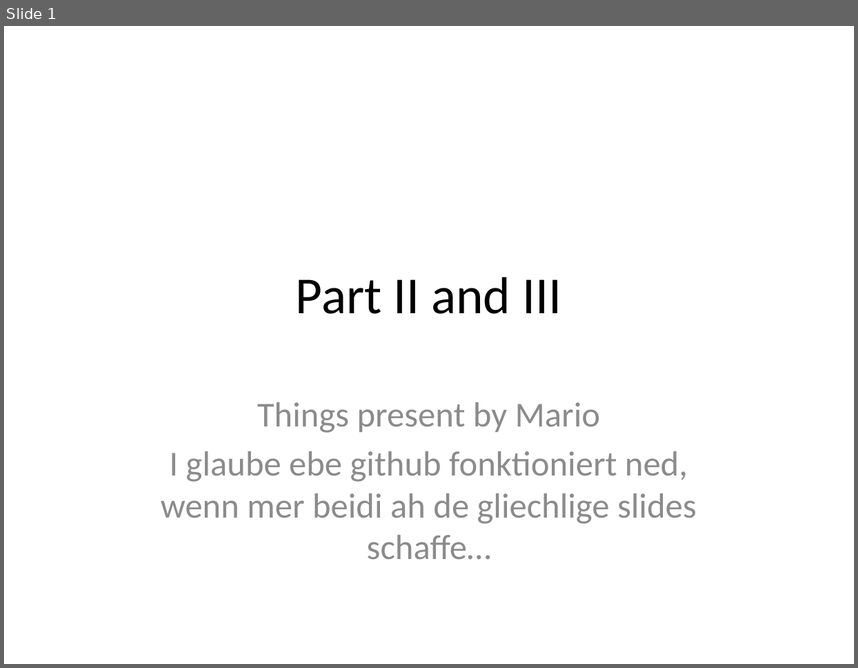
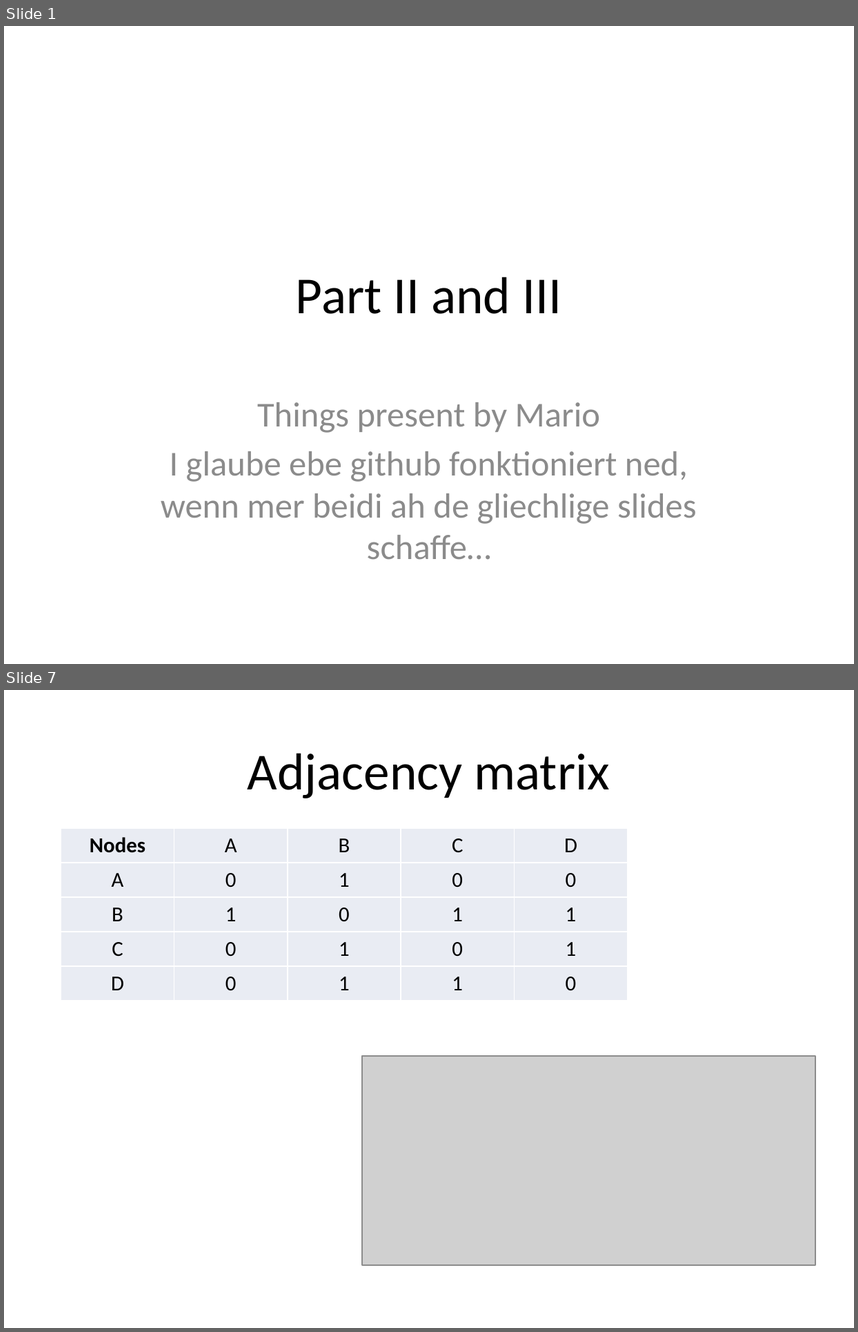
Before and after one commit to EleSwag/Elias-und-Mario, a slide deck: presentation/Part II and III.pptx. Shown one above the other, each under a label of ours: slide 1 before the commit, slides 1 and 7 after it; the slides between them are not shown. The pictures are 858x668 and 858x1332 pixels, drawn with LibreOffice and Linux fonts; fonts in the diff are those of the drawing; grey boxes stand for pictures. Boxes give left, top, right and bottom in pixels: in the first picture for what was removed or moved away, otherwise in the second. Text is boxed around its words. In the diff, an @@ line names an element or a change of style, - is before the commit and + after.

```diff
--- a/presentation/Part II and III.pptx
+++ b/presentation/Part II and III.pptx
@@ slide 7 added at (4, 690, 854, 1328), background #FFFFFF @@
@@ title added at (248, 753, 610, 798), 44 pt, text #000000 @@
+Adjacency matrix
@@ table added at (61, 828, 626, 1000), 5 rows, 5 columns @@
+Nodes | A | B | C | D
+A | 0 | 1 | 0 | 0
+B | 1 | 0 | 1 | 1
+C | 0 | 1 | 0 | 1
+D | 0 | 1 | 1 | 0
@@ picture added at (362, 1056, 815, 1265) @@
```
Also in this commit, not shown: 4 slides changed, 6 other slides added, 7 other files.
